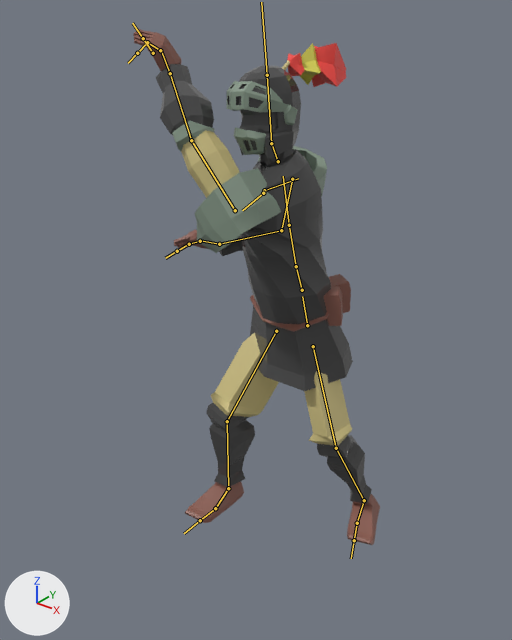
Two versions of the FBX model プロジェクト一式/Assets/Model/SwordBoss.fbx, one commit apart.
Both versions are drawn from a 50 mm lens placed at (1.68, -2.43, 2.5), pointed at (-0.15, -0.14, 1.07). Every picture has the same lights, and +X, +Y and +Z are marked at lower left. Both versions are drawn at frame 655 of the action 'Fiter|hModel_'; the numbers are the values there. The bones that bend it are drawn over the model as lines.

The first picture shows 'MeshDown'.
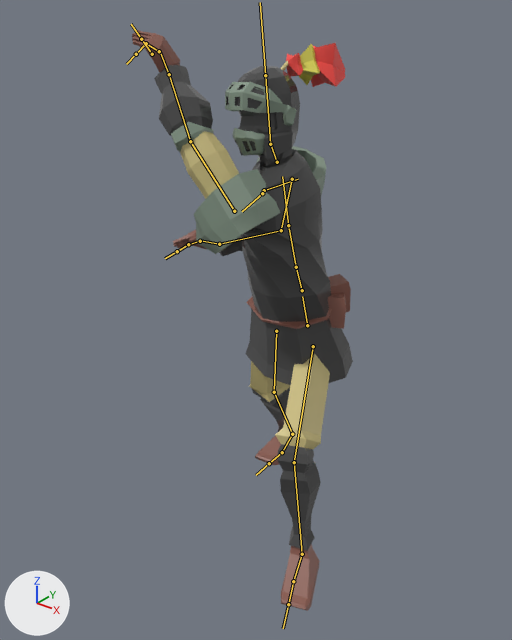
The edits, one by one:
Bone 'thigh.L' (bone_thigh_l) turns from (-27, -12, -10) to (16, -1, -18) degrees about its own x, y and z.
Bone 'shin.L' (bone_shin_l) turns from (30, 12, 7) to (8, 9, 8) degrees about its own x, y and z.
Bone 'foot.L' (bone_foot_l) turns from (-5, -7, 3) to (-22, -5, 2) degrees about its own x, y and z.
Bone 'thigh.R' (bone_thigh_r) turns from (2, 14, 16) to (-40, 21, 5) degrees about its own x, y and z.
Bone 'shin.R' (bone_shin_r) turns from (23, 11, 0) to (37, 7, 6) degrees about its own x, y and z.
Bone 'foot.R' (bone_foot_r) turns from (-22, 15, -10) to (13, 7, -3) degrees about its own x, y and z.

Changed parts and their boxes [x1, y1, x2, y2] in the pictures (512 x 640 px):
'MeshDown', posed (10% narrower, 13% taller)
    before: [133, 29, 380, 545]
    after: [132, 30, 353, 611]
bone 'thigh.L', root to tip
    before: (276, 331) to (227, 421)
    after: (276, 331) to (274, 392)
bone 'shin.L', root to tip
    before: (227, 421) to (228, 488)
    after: (274, 392) to (292, 434)
bone 'foot.L', root to tip
    before: (228, 488) to (215, 508)
    after: (292, 434) to (282, 452)
bone 'thigh.R', root to tip
    before: (313, 346) to (336, 448)
    after: (313, 346) to (294, 462)
bone 'shin.R', root to tip
    before: (336, 448) to (364, 500)
    after: (294, 462) to (302, 554)
bone 'foot.R', root to tip
    before: (364, 500) to (357, 523)
    after: (302, 554) to (293, 581)
